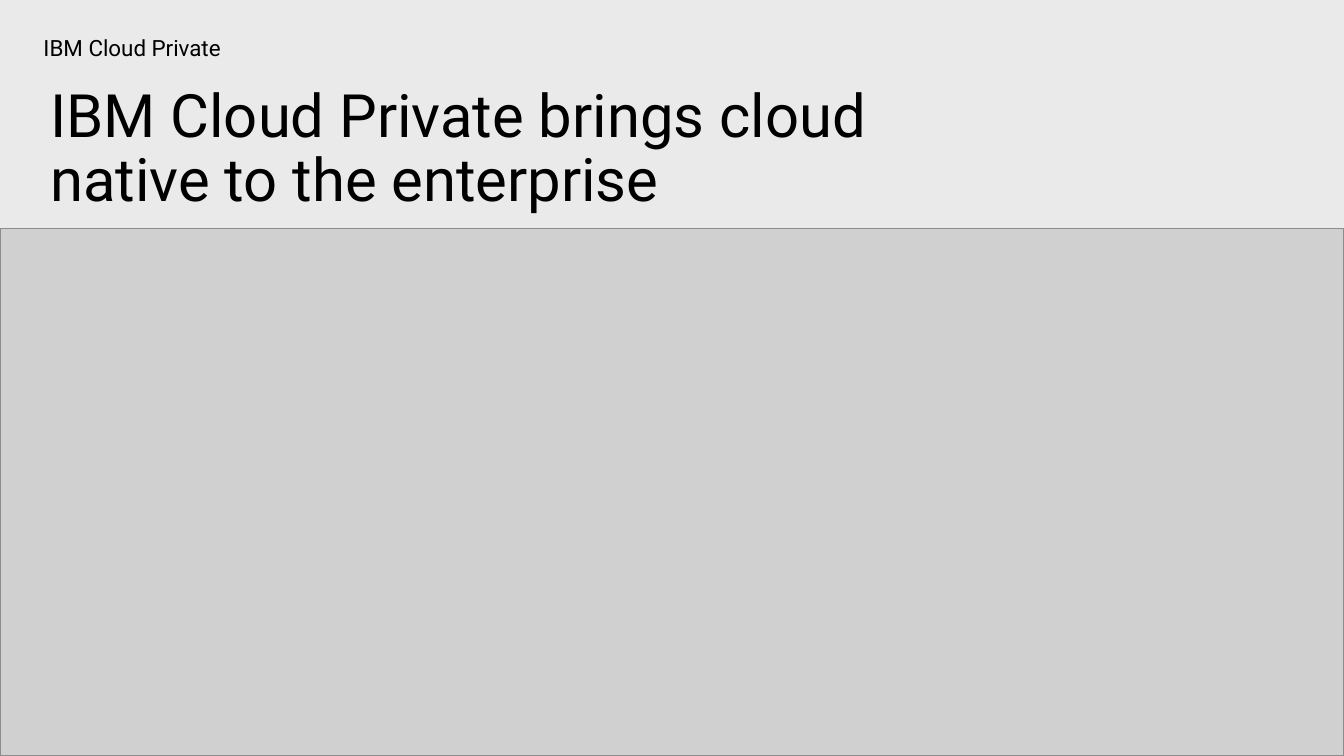
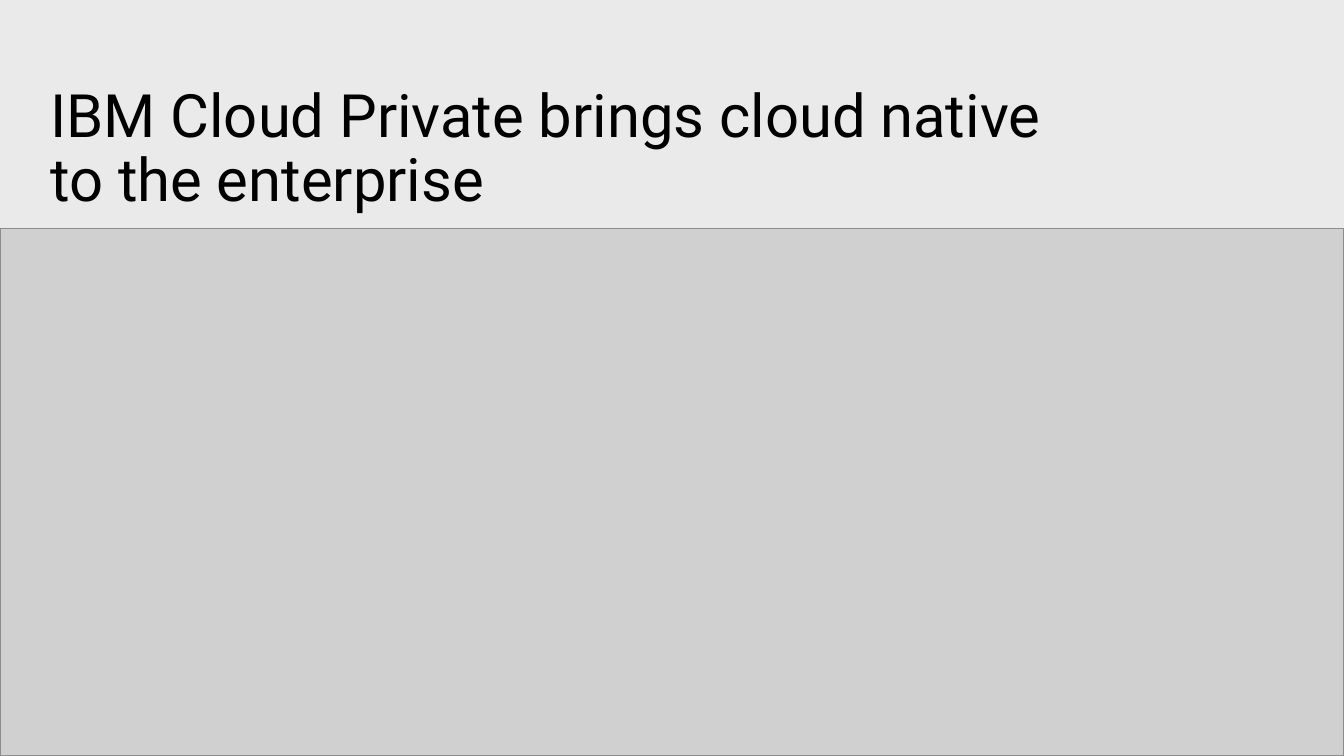
Before and after one commit to patrocinio/cloud-private-bootcamp, a slide deck: slide 3 of Day1/IBM Cloud Private Content Master Deck - April 20 2018.pptx. Drawn at 1344x756 pixels with LibreOffice and Linux fonts; fonts in the diff are those of the drawing; grey boxes stand for pictures. Boxes give left, top, right and bottom in pixels: in the first picture for what was removed or moved away, otherwise in the second. Text is boxed around its words. In the diff, an @@ line names an element or a change of style, - is before the commit and + after.

```diff
--- a/Day1/IBM Cloud Private Content Master Deck - April 20 2018.pptx
+++ b/Day1/IBM Cloud Private Content Master Deck - April 20 2018.pptx
@@ text removed at [43, 39, 221, 57] @@
-IBM Cloud Private
@@ text "IBM Cloud Private brings cloud ..." rewrapped from [50, 92, 865, 213] to [50, 92, 1041, 213] @@
```
Also in this commit, not shown: 8 other slides changed.
